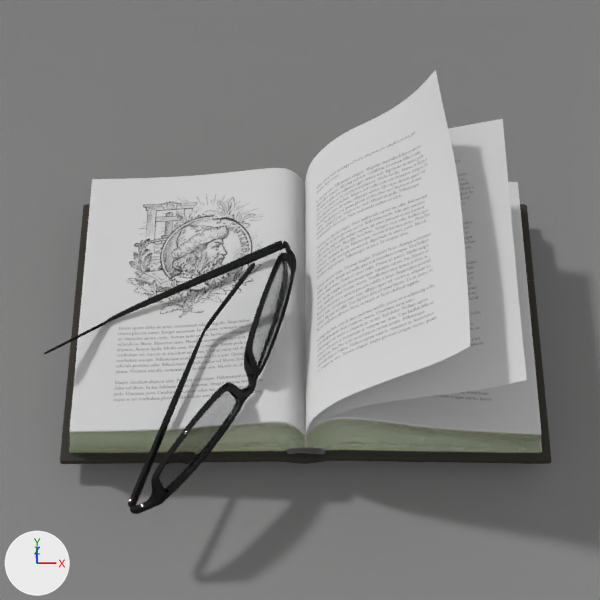
A saved change to the Blender file apps/src/gnome-books.blend.
The view is the same before and after, from the file's camera 'Camera'. Every picture has the same lights, and +X, +Y and +Z are marked at lower left.
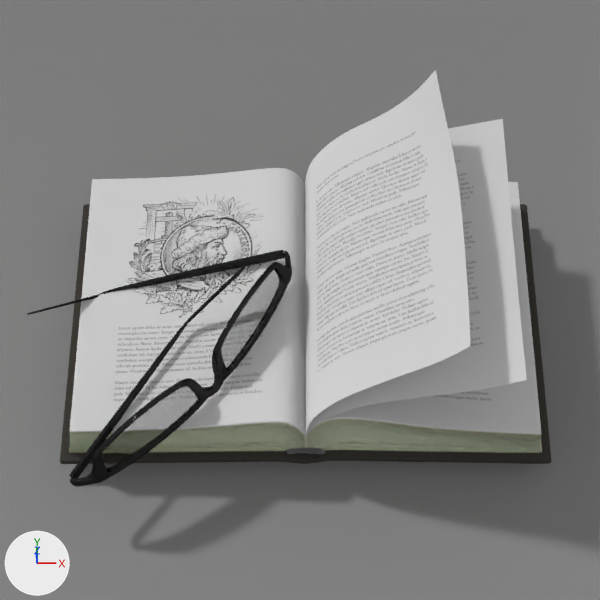
Commit message: / ‘apps/src/gnome-books.blend’ / ‘apps/src/gnome-books.blend1’

Where the change shows, as pixel boxes (x1, y1, x2, y2) in the pictures (600 x 600 px):
'Plane.021', moved, turned: before (159, 259, 292, 492); after (101, 269, 284, 472)
'Plane.018', moved, turned: before (130, 241, 296, 514); after (70, 251, 292, 487)
'Plane.020', moved, turned: before (128, 263, 255, 507); after (69, 267, 245, 479)
'Plane.019', moved, turned: before (44, 241, 284, 354); after (27, 250, 285, 315)

The change, as a list of edits to the scene's bpy script:
```text
Change ob_plane_018:
    ob_plane_018.location: (0.073, -1.266, 1.335) -> (-0.144, -1.246, 1.295)
    ob_plane_018.rotation_euler: (1.739, 3.048, 1.1) -> (1.739, 3.039, 0.865)  # degrees (100, 175, 63) -> degrees (100, 174, 50)
```
